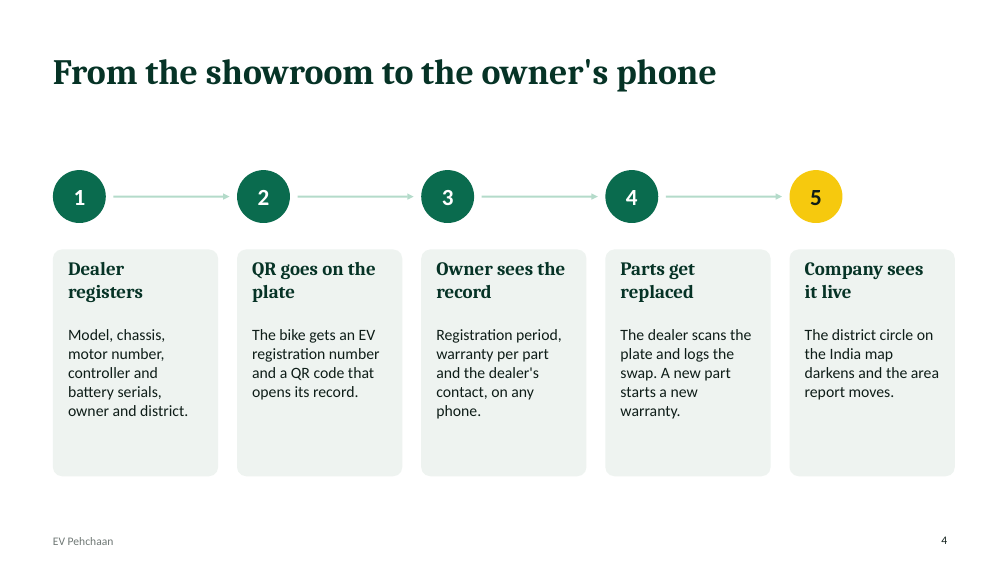
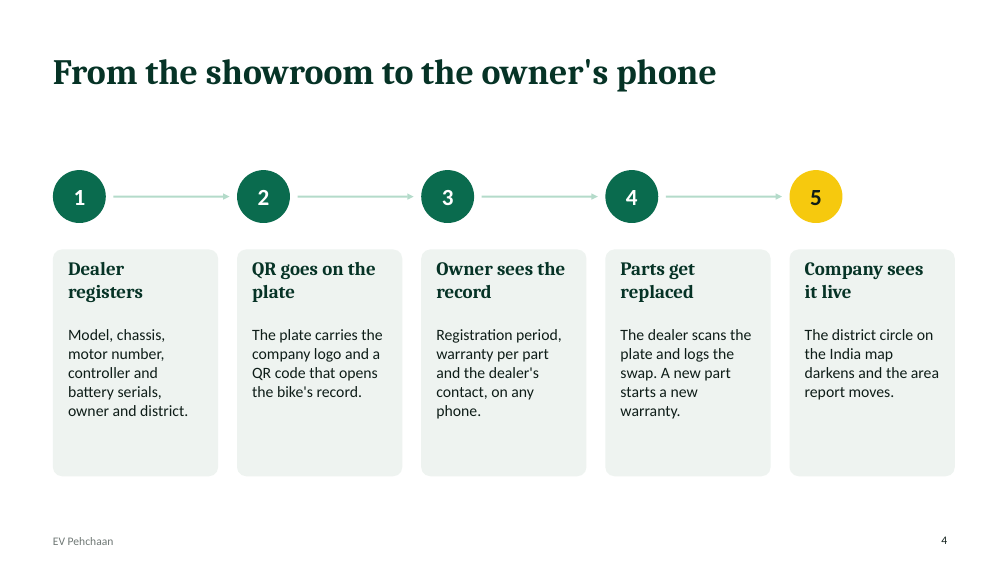
Before and after one commit to aakashvats2910/fans-app, a slide deck: slide 4 of ev-registry/docs/EV-Pehchaan-deck.pptx. Drawn at 1008x567 pixels with LibreOffice and Linux fonts; fonts in the diff are those of the drawing. Boxes give left, top, right and bottom in pixels: in the first picture for what was removed or moved away, otherwise in the second. Text is boxed around its words. In the diff, an @@ line names an element or a change of style, - is before the commit and + after.

```diff
--- a/ev-registry/docs/EV-Pehchaan-deck.pptx
+++ b/ev-registry/docs/EV-Pehchaan-deck.pptx
@@ text at bbox=[252, 329, 382, 397]: text changed @@
-The bike gets an EV registration number and a QR code that opens its record.
+The plate carries the company logo and a QR code that opens the bike's record.
```
Also in this commit, not shown: 1 other slide changed, 4 other files.
